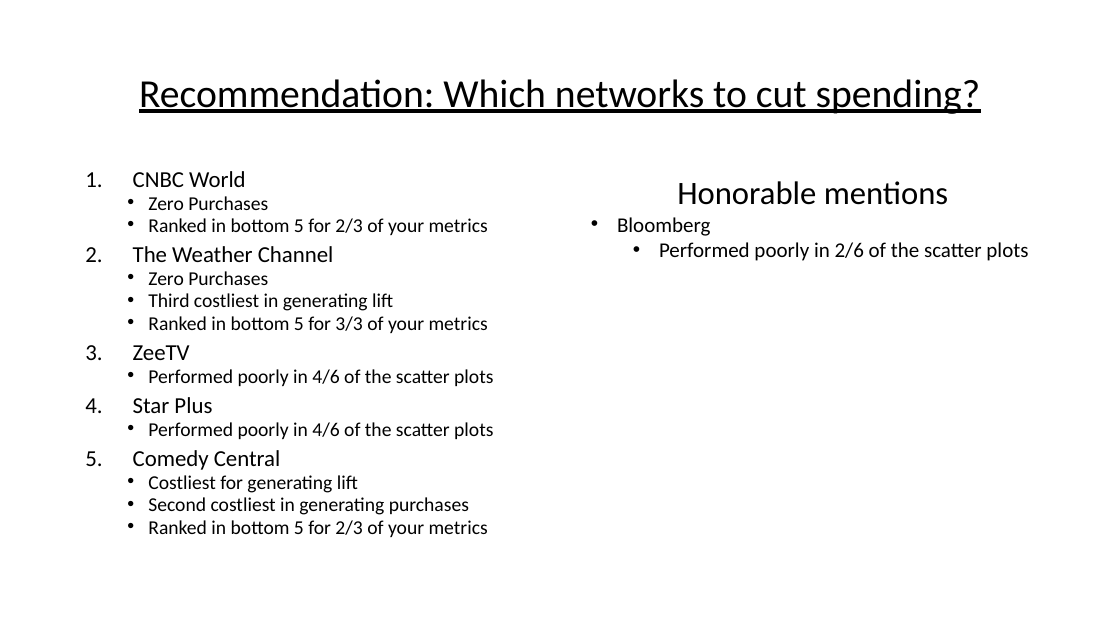
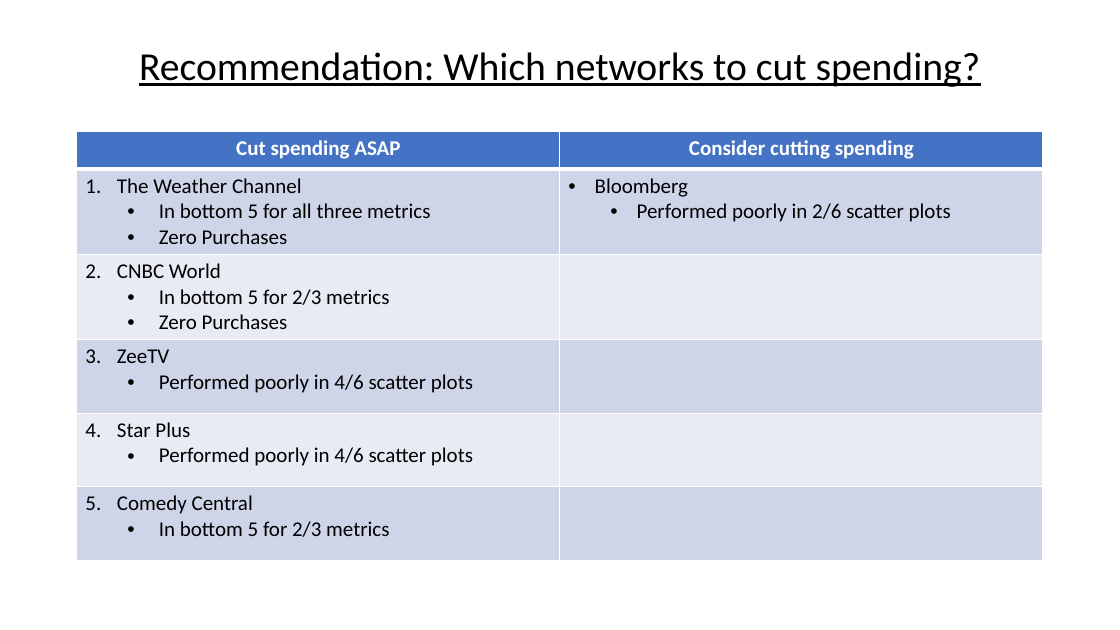
Before and after one commit to papir805/telepulse_ad_campaign_report, a slide deck: slide 19 of companyxyz_presentation.pptx. Drawn at 1120x630 pixels with LibreOffice and Linux fonts; fonts in the diff are those of the drawing. Boxes give left, top, right and bottom in pixels: in the first picture for what was removed or moved away, otherwise in the second. Text is boxed around its words. In the diff, an @@ line names an element or a change of style, - is before the commit and + after.

```diff
--- a/companyxyz_presentation.pptx
+++ b/companyxyz_presentation.pptx
@@ title "Recommendation: Which networks to cut ...": place and size @@
-title "Recommendation: Which networks to cut ..." at [139, 79, 980, 114]
+title "Recommendation: Which networks to cut ..." at [139, 52, 980, 87]
@@ table added at [77, 131, 1044, 557], 6 rows, 2 columns @@
+Cut spending ASAP | Consider cutting spending
+The Weather Channel / In bottom 5 for all three metrics / Zero Purchases | Bloomberg / Performed poorly in 2/6 scatter plots
+CNBC World / In bottom 5 for 2/3 metrics / Zero Purchases | 
+ZeeTV / Performed poorly in 4/6 scatter plots | 
+Star Plus / Performed poorly in 4/6 scatter plots | 
+Comedy Central / In bottom 5 for 2/3 metrics | 
@@ text removed at [133, 171, 493, 537] @@
-1. CNBC World
-  • Zero Purchases
-  • Ranked in bottom 5 for 2/3 of your metrics
-2. The Weather Channel
-  • Zero Purchases
-  • Third costliest in generating lift
-  • Ranked in bottom 5 for 3/3 of your metrics
-3. ZeeTV
-  • Performed poorly in 4/6 of the scatter plots
-4. Star Plus
-  • Performed poorly in 4/6 of the scatter plots
-5. Comedy Central
-  • Costliest for generating lift
-  • Second costliest in generating purchases
-  • Ranked in bottom 5 for 2/3 of your metrics
@@ text removed at [617, 181, 1028, 261] @@
-Honorable mentions
-• Bloomberg
-  • Performed poorly in 2/6 of the scatter plots
```
Also in this commit, not shown: 16 other slides changed, 1 slide added, 1 slide removed, 17 other files.
